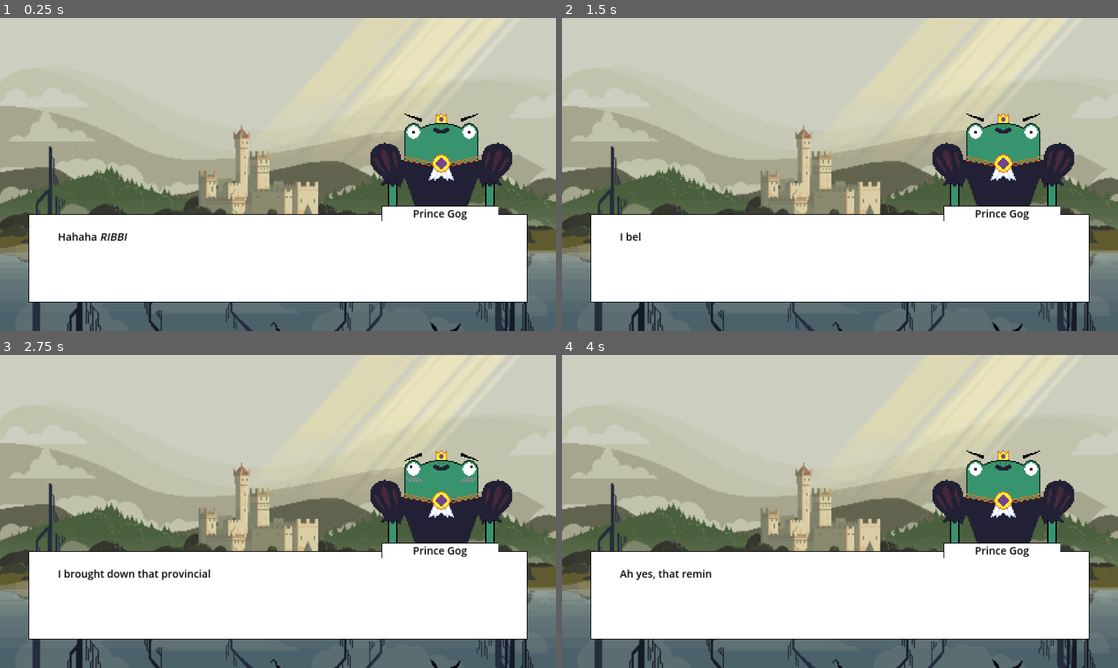
Above: before the commit, frames 1-4 (two rows, left to right).
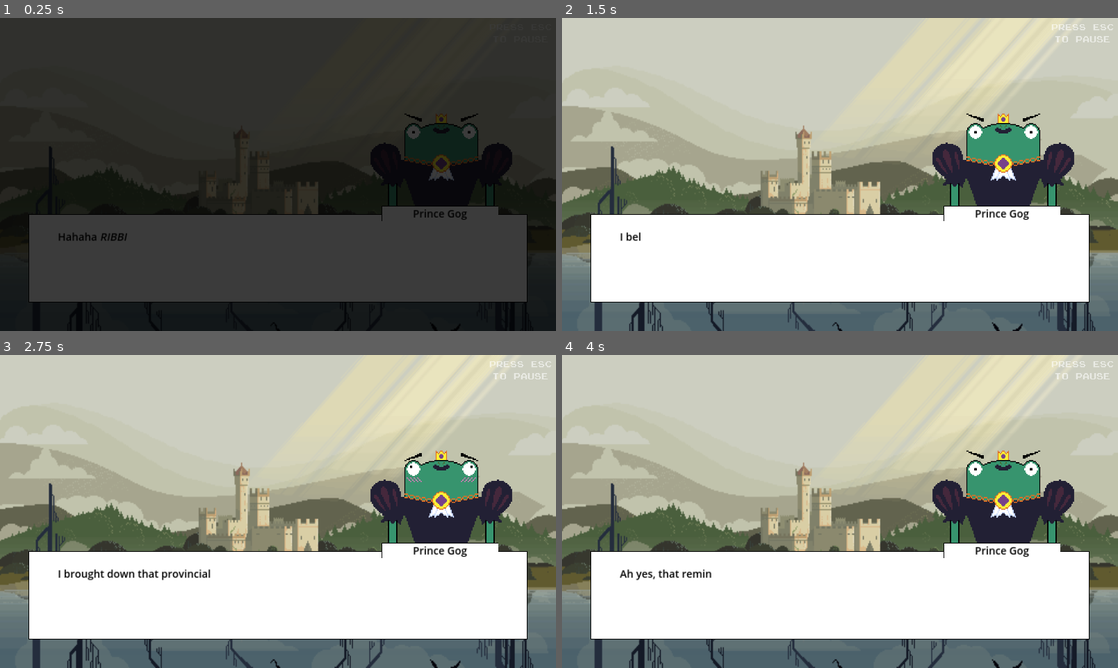
Above: after the commit, the same moments.

Repository: macpheedj/gmtk23
Game: Godot game, scene res://DatingPhase3.tscn
Same seed, same stepped clock (60 frames per second), same inputs: the game is played once before the commit and once after it. This scene is started directly instead of the project's main scene.
Inputs (mouse positions are in pixels of both pictures, inside the frame that each line leads up to):
- Up to frame 1 (0.25 s): no input
- Up to frame 2 (1.5 s): tap Enter (text_advance) at 0.5, 0.6, 1.35 s; move the mouse to (962, 158) at 0.52 s; tap Space at 1.25 s; move the mouse to (728, 190) at 1.27 s
- Up to frame 3 (2.75 s): tap Enter (text_advance) at 2, 2.1 s; move the mouse to (333, 442) at 2.02 s
- Up to frame 4 (4 s): tap Space at 2.75 s; move the mouse to (812, 574) at 2.77 s; tap Enter (text_advance) at 2.85, 3.5, 3.6 s; move the mouse to (1006, 558) at 3.52 s

The runs differ from the first frame. In frame 1, 99% of the frame differs, in the area x 0-100%, y 0-100%; in frame 2, 0.1%; in frame 3, 0.1%; in frame 4, 0.1%.

Commit message:
added pause prompt to conversation screens

Diff:
--- a/DatingPhase1.tscn
+++ b/DatingPhase1.tscn
@@ -1,9 +1,10 @@
-[gd_scene load_steps=9 format=3 uid="uid://ba2c1i38tcoq3"]
+[gd_scene load_steps=10 format=3 uid="uid://ba2c1i38tcoq3"]
 
 [ext_resource type="Texture2D" uid="uid://dgqgmxhmq3heh" path="res://Assets/Background-3.png" id="1_fj3db"]
 [ext_resource type="Script" path="res://DatingPhase1.gd" id="1_ouv6t"]
 [ext_resource type="PackedScene" uid="uid://b6wj8m8jdv7ks" path="res://conversation.tscn" id="2_h83vx"]
 [ext_resource type="Texture2D" uid="uid://c3vkdmw1qaplb" path="res://Assets/PauseMenu.png" id="4_k6ngh"]
+[ext_resource type="Texture2D" uid="uid://bje6b1mp3u2af" path="res://Assets/Pause Prompt.png" id="5_7t40a"]
 
 [sub_resource type="Animation" id="Animation_8sc7f"]
 resource_name = "FadeIn"
@@ -53,6 +54,14 @@
 script = ExtResource("1_ouv6t")
 
 [node name="Conversation" parent="." instance=ExtResource("2_h83vx")]
+
+[node name="Pause Prompt" type="TextureRect" parent="Conversation"]
+modulate = Color(1, 1, 1, 0.588235)
+offset_left = 1686.0
+offset_top = 11.0
+offset_right = 1906.0
+offset_bottom = 91.0
+texture = ExtResource("5_7t40a")
 
 [node name="Fade" type="ColorRect" parent="."]
 layout_mode = 0
--- a/DatingPhase2.tscn
+++ b/DatingPhase2.tscn
@@ -1,9 +1,10 @@
-[gd_scene load_steps=9 format=3 uid="uid://crh030wjqlpyf"]
+[gd_scene load_steps=10 format=3 uid="uid://crh030wjqlpyf"]
 
 [ext_resource type="Script" path="res://DatingPhase2.gd" id="1_0kcg4"]
 [ext_resource type="Texture2D" uid="uid://dgqgmxhmq3heh" path="res://Assets/Background-3.png" id="2_46lm5"]
 [ext_resource type="PackedScene" uid="uid://b6wj8m8jdv7ks" path="res://conversation.tscn" id="3_kp1mx"]
 [ext_resource type="Texture2D" uid="uid://c3vkdmw1qaplb" path="res://Assets/PauseMenu.png" id="4_akdge"]
+[ext_resource type="Texture2D" uid="uid://bje6b1mp3u2af" path="res://Assets/Pause Prompt.png" id="5_2nlwq"]
 
 [sub_resource type="Animation" id="Animation_47eq2"]
 resource_name = "FadeIn"
@@ -53,6 +54,14 @@
 script = ExtResource("1_0kcg4")
 
 [node name="Conversation" parent="." instance=ExtResource("3_kp1mx")]
+
+[node name="Pause Prompt" type="TextureRect" parent="Conversation"]
+modulate = Color(1, 1, 1, 0.588235)
+offset_left = 1686.0
+offset_top = 11.0
+offset_right = 1906.0
+offset_bottom = 91.0
+texture = ExtResource("5_2nlwq")
 
 [node name="Fade" type="ColorRect" parent="."]
 layout_mode = 0
--- a/DatingPhase3.tscn
+++ b/DatingPhase3.tscn
@@ -1,8 +1,9 @@
-[gd_scene load_steps=9 format=3 uid="uid://2aq7oix77y0d"]
+[gd_scene load_steps=10 format=3 uid="uid://2aq7oix77y0d"]
 
 [ext_resource type="Script" path="res://DatingPhase3.gd" id="1_4duwg"]
 [ext_resource type="Texture2D" uid="uid://dgqgmxhmq3heh" path="res://Assets/Background-3.png" id="1_8rpmv"]
 [ext_resource type="PackedScene" uid="uid://b6wj8m8jdv7ks" path="res://conversation.tscn" id="2_f4bor"]
+[ext_resource type="Texture2D" uid="uid://bje6b1mp3u2af" path="res://Assets/Pause Prompt.png" id="4_3nev0"]
 [ext_resource type="Texture2D" uid="uid://c3vkdmw1qaplb" path="res://Assets/PauseMenu.png" id="4_abnkx"]
 
 [sub_resource type="Animation" id="Animation_s6apf"]
@@ -54,8 +55,15 @@
 
 [node name="Conversation" parent="." instance=ExtResource("2_f4bor")]
 
+[node name="Pause Prompt" type="TextureRect" parent="Conversation"]
+modulate = Color(1, 1, 1, 0.588235)
+offset_left = 1686.0
+offset_top = 11.0
+offset_right = 1906.0
+offset_bottom = 91.0
+texture = ExtResource("4_3nev0")
+
 [node name="Fade" type="ColorRect" parent="."]
-visible = false
 layout_mode = 0
 offset_right = 1920.0
 offset_bottom = 1080.0
--- a/GossipPhase1.tscn
+++ b/GossipPhase1.tscn
@@ -1,8 +1,9 @@
-[gd_scene load_steps=9 format=3 uid="uid://ckxlbtw74cgpa"]
+[gd_scene load_steps=10 format=3 uid="uid://ckxlbtw74cgpa"]
 
 [ext_resource type="Script" path="res://GossipPhase1.gd" id="1_61i4f"]
 [ext_resource type="Texture2D" uid="uid://ml5vcpw4mr7m" path="res://Assets/castle_background.png" id="1_ahwxv"]
 [ext_resource type="PackedScene" uid="uid://b6wj8m8jdv7ks" path="res://conversation.tscn" id="3_hh5tx"]
+[ext_resource type="Texture2D" uid="uid://bje6b1mp3u2af" path="res://Assets/Pause Prompt.png" id="4_0exl8"]
 [ext_resource type="Texture2D" uid="uid://c3vkdmw1qaplb" path="res://Assets/PauseMenu.png" id="4_wo4si"]
 
 [sub_resource type="Animation" id="Animation_5ke5m"]
@@ -71,6 +72,14 @@
 
 [node name="Conversation" parent="." instance=ExtResource("3_hh5tx")]
 
+[node name="Pause Prompt" type="TextureRect" parent="Conversation"]
+modulate = Color(1, 1, 1, 0.588235)
+offset_left = 1686.0
+offset_top = 11.0
+offset_right = 1906.0
+offset_bottom = 91.0
+texture = ExtResource("4_0exl8")
+
 [node name="PauseMenu" type="TextureRect" parent="."]
 process_mode = 2
 visible = false
--- a/GossipPhase2.tscn
+++ b/GossipPhase2.tscn
@@ -1,9 +1,10 @@
-[gd_scene load_steps=9 format=3 uid="uid://t31sf0e7k81a"]
+[gd_scene load_steps=10 format=3 uid="uid://t31sf0e7k81a"]
 
 [ext_resource type="Script" path="res://GossipPhase2.gd" id="1_jtltn"]
 [ext_resource type="Texture2D" uid="uid://ml5vcpw4mr7m" path="res://Assets/castle_background.png" id="2_fqjxx"]
 [ext_resource type="PackedScene" uid="uid://b6wj8m8jdv7ks" path="res://conversation.tscn" id="3_kolvh"]
 [ext_resource type="Texture2D" uid="uid://c3vkdmw1qaplb" path="res://Assets/PauseMenu.png" id="4_4myv8"]
+[ext_resource type="Texture2D" uid="uid://bje6b1mp3u2af" path="res://Assets/Pause Prompt.png" id="4_6qvfq"]
 
 [sub_resource type="Animation" id="Animation_foixl"]
 resource_name = "FadeIn"
@@ -71,6 +72,14 @@
 
 [node name="Conversation" parent="." instance=ExtResource("3_kolvh")]
 
+[node name="Pause Prompt" type="TextureRect" parent="Conversation"]
+modulate = Color(1, 1, 1, 0.588235)
+offset_left = 1686.0
+offset_top = 11.0
+offset_right = 1906.0
+offset_bottom = 91.0
+texture = ExtResource("4_6qvfq")
+
 [node name="PauseMenu" type="TextureRect" parent="."]
 process_mode = 2
 visible = false
--- a/GossipPhase3.tscn
+++ b/GossipPhase3.tscn
@@ -1,9 +1,10 @@
-[gd_scene load_steps=9 format=3 uid="uid://c5go8l8nqecd7"]
+[gd_scene load_steps=10 format=3 uid="uid://c5go8l8nqecd7"]
 
 [ext_resource type="Script" path="res://GossipPhase3.gd" id="1_ni80m"]
 [ext_resource type="Texture2D" uid="uid://ml5vcpw4mr7m" path="res://Assets/castle_background.png" id="2_2yghc"]
 [ext_resource type="PackedScene" uid="uid://b6wj8m8jdv7ks" path="res://conversation.tscn" id="3_invje"]
 [ext_resource type="Texture2D" uid="uid://c3vkdmw1qaplb" path="res://Assets/PauseMenu.png" id="4_5hcm5"]
+[ext_resource type="Texture2D" uid="uid://bje6b1mp3u2af" path="res://Assets/Pause Prompt.png" id="4_fwgr8"]
 
 [sub_resource type="Animation" id="Animation_mqhtw"]
 resource_name = "FadeIn"
@@ -71,6 +72,14 @@
 
 [node name="Conversation" parent="." instance=ExtResource("3_invje")]
 
+[node name="Pause Prompt" type="TextureRect" parent="Conversation"]
+modulate = Color(1, 1, 1, 0.588235)
+offset_left = 1686.0
+offset_top = 11.0
+offset_right = 1906.0
+offset_bottom = 91.0
+texture = ExtResource("4_fwgr8")
+
 [node name="PauseMenu" type="TextureRect" parent="."]
 process_mode = 2
 visible = false
Binary file added: Assets/Pause Prompt.png
Not shown, added: Assets/Pause Prompt.png.import
